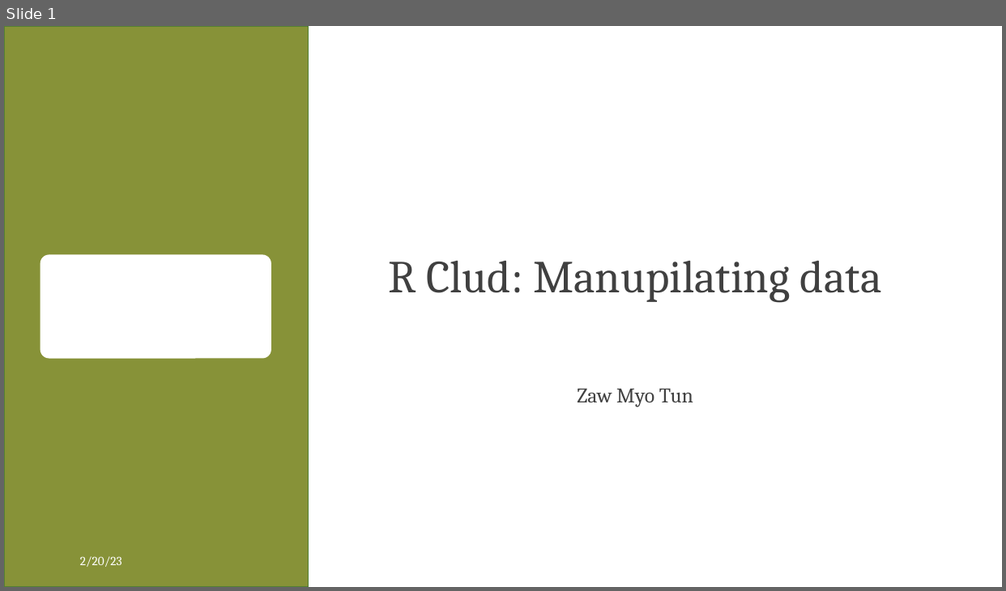
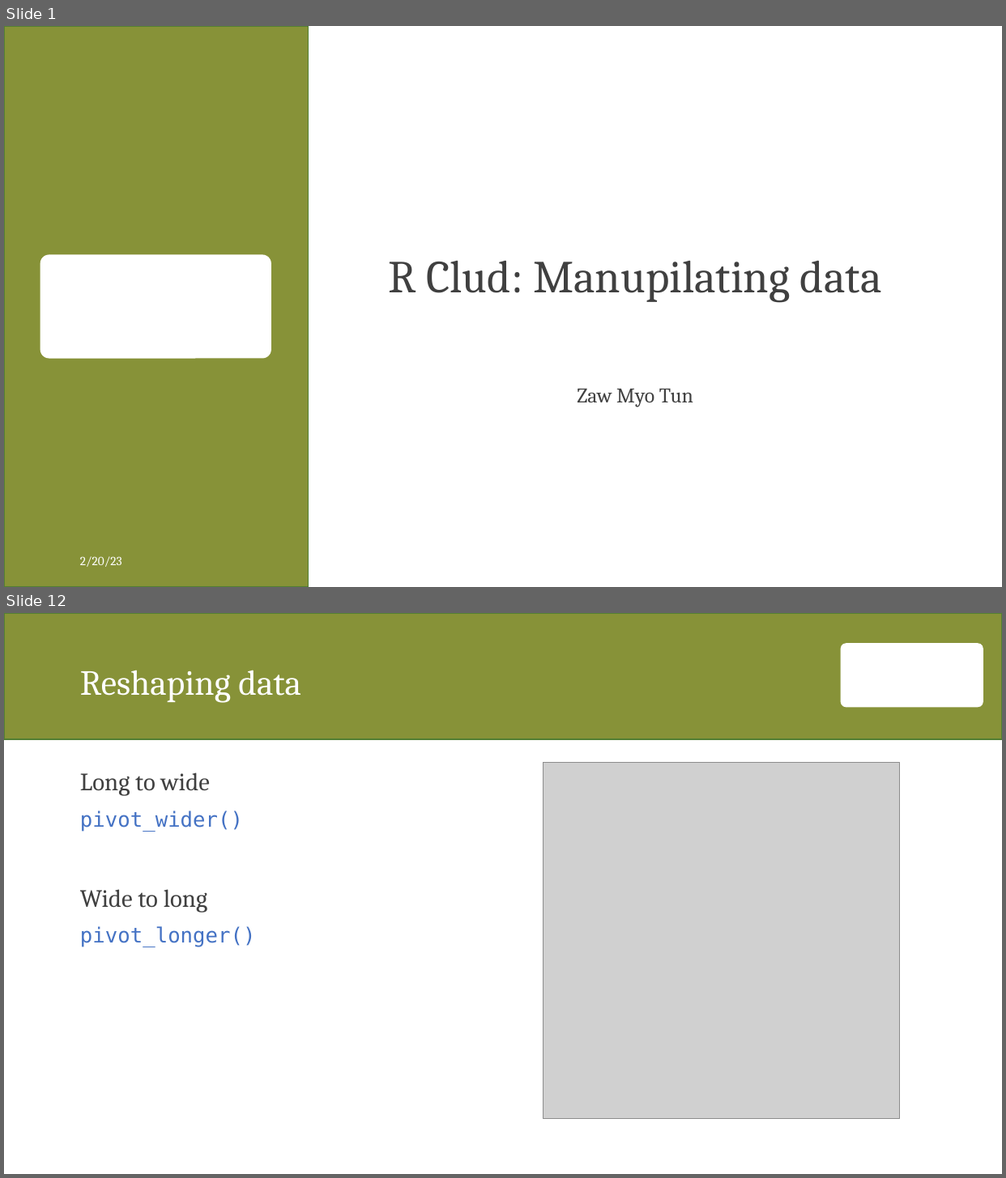
Before and after one commit to zawmtun/r_club, a slide deck: ex/03_manipulating_data.pptx. Shown one above the other, each under a label of ours: slide 1 before the commit, slides 1 and 12 after it; the slides between them are not shown. The pictures are 1006x591 and 1006x1178 pixels, drawn with LibreOffice and Linux fonts; fonts in the diff are those of the drawing; grey boxes stand for pictures; background and template pictures are left out. Boxes give left, top, right and bottom in pixels: in the first picture for what was removed or moved away, otherwise in the second. Text is boxed around its words. In the diff, an @@ line names an element or a change of style, - is before the commit and + after.

Commit message:
add details to 03_manipulating_data.pptx

```diff
--- a/ex/03_manipulating_data.pptx
+++ b/ex/03_manipulating_data.pptx
@@ slide 12 added at [4,613,1002,1174], background #FFFFFF @@
@@ rectangle added at [4,613,1002,739], fill #879238, outline #538035 1 pt @@
@@ rounded rectangle added at [841,643,984,707], fill #FFFFFF @@
@@ title added at [80,670,301,703], 34 pt, text #FFFFFF @@
+Reshaping data
@@ text added at [80,773,256,948], 20 pt, text #4472C4 @@
+Long to wide
+pivot_wider()
+Wide to long
+pivot_longer()
@@ picture added at [543,763,899,1119] @@
```
Also in this commit, not shown: 1 slide changed, 13 other slides added, 2 other files.
